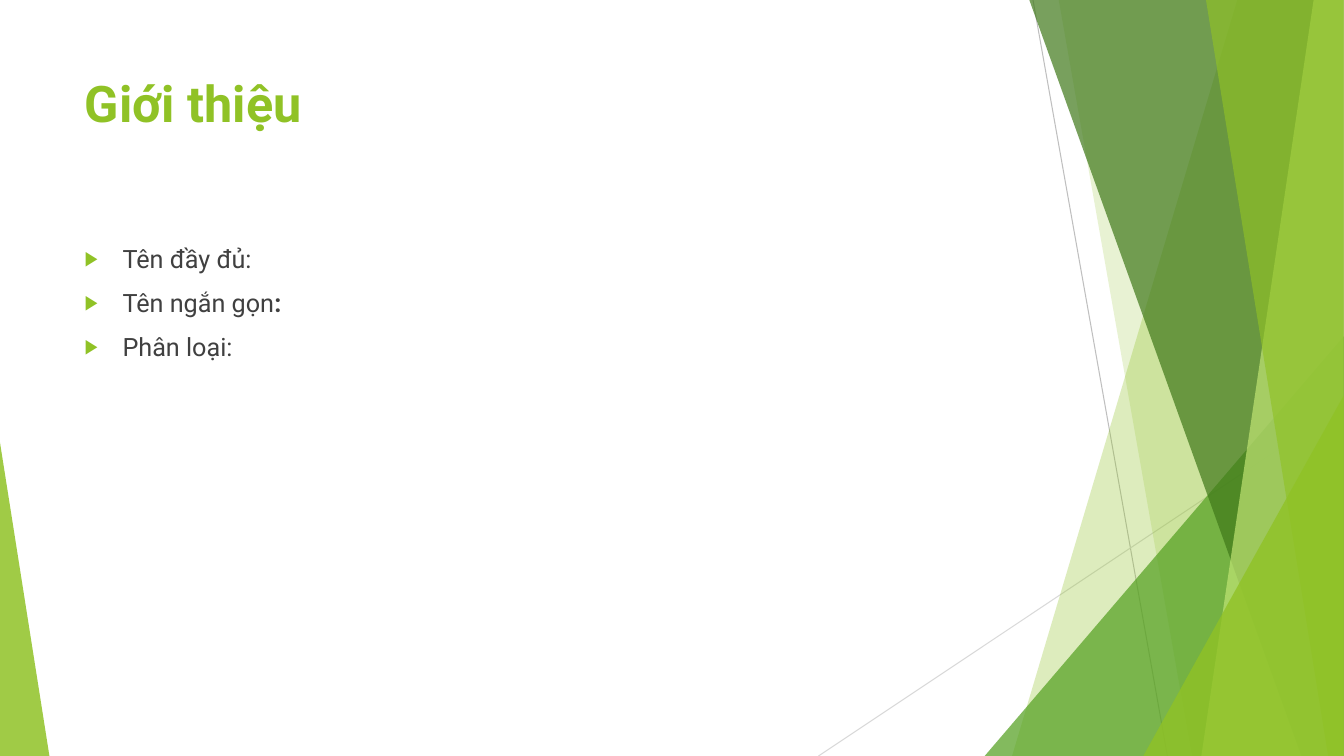
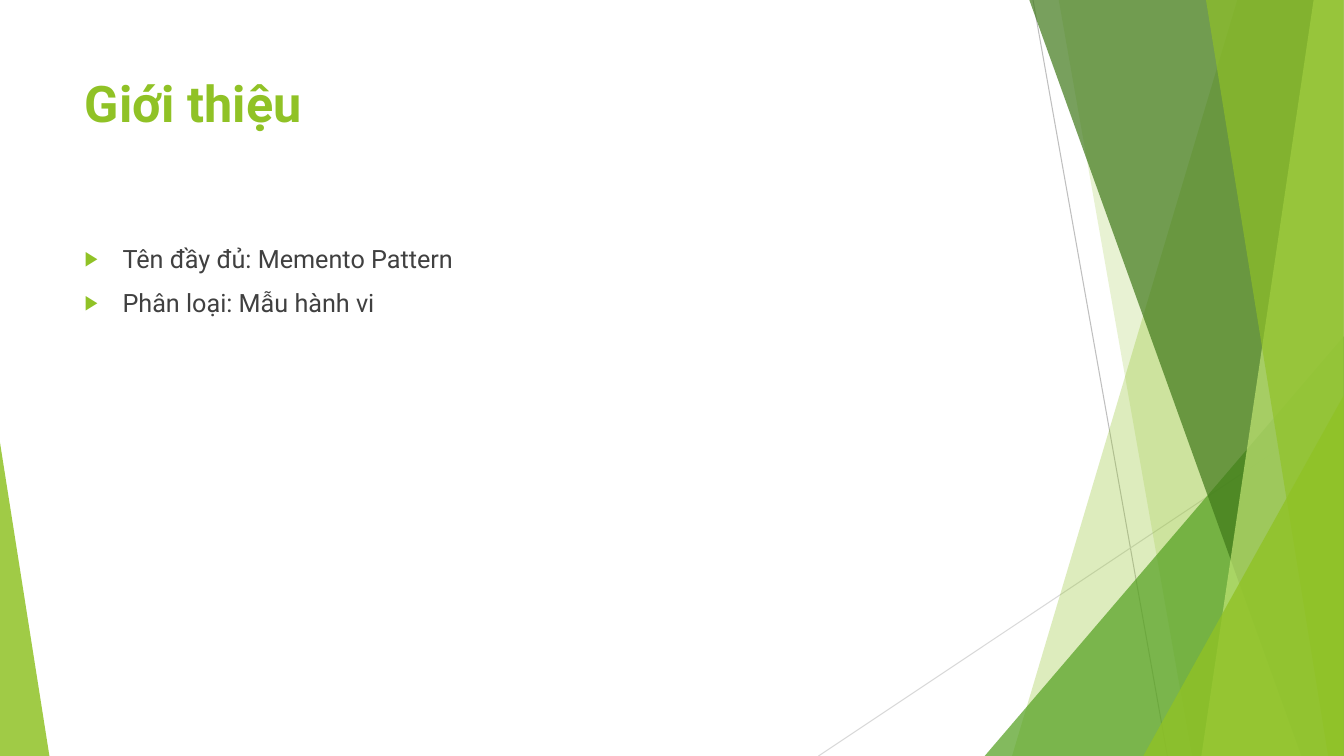
Before and after one commit to ChrisJamison/design_pattern, a slide deck: slide 2 of Báo cáo cuối kỳ/18. Memento/Slide.pptx. Drawn at 1344x756 pixels with LibreOffice and Linux fonts; fonts in the diff are those of the drawing. Boxes give left, top, right and bottom in pixels: in the first picture for what was removed or moved away, otherwise in the second. Text is boxed around its words. In the diff, an @@ line names an element or a change of style, - is before the commit and + after.

Commit message:
Cập nhật Memento (chưa có demo)

```diff
--- a/Báo cáo cuối kỳ/18. Memento/Slide.pptx
+++ b/Báo cáo cuối kỳ/18. Memento/Slide.pptx
@@ text at [123,247,453,317]: text changed @@
-▶ Tên đầy đủ:
-▶ Tên ngắn gọn:
-▶ Phân loại:
+▶ Tên đầy đủ: Memento Pattern
+▶ Phân loại: Mẫu hành vi
```
Also in this commit, not shown: 9 other slides changed, 1 slide added, 2 slides removed, 4 other files.
